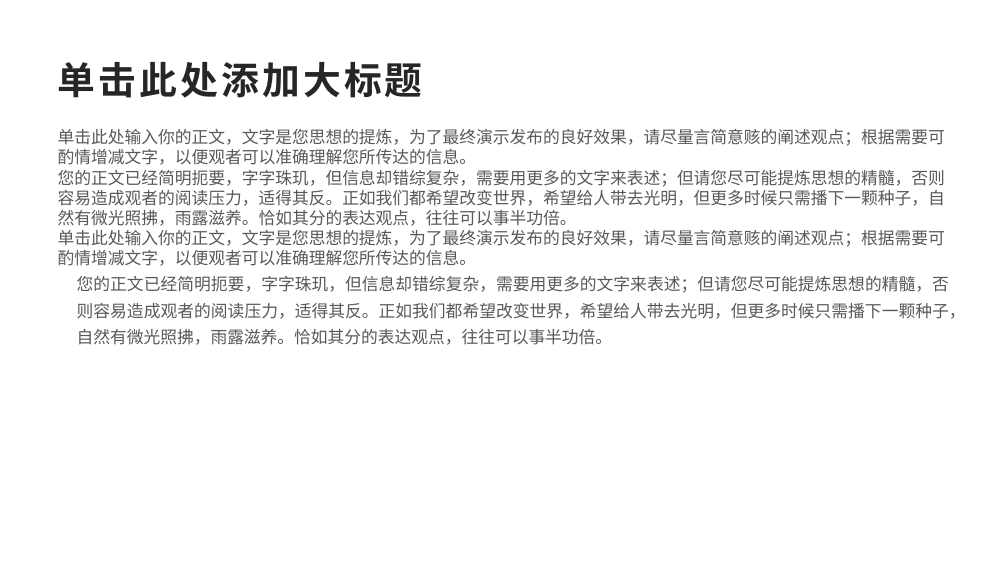
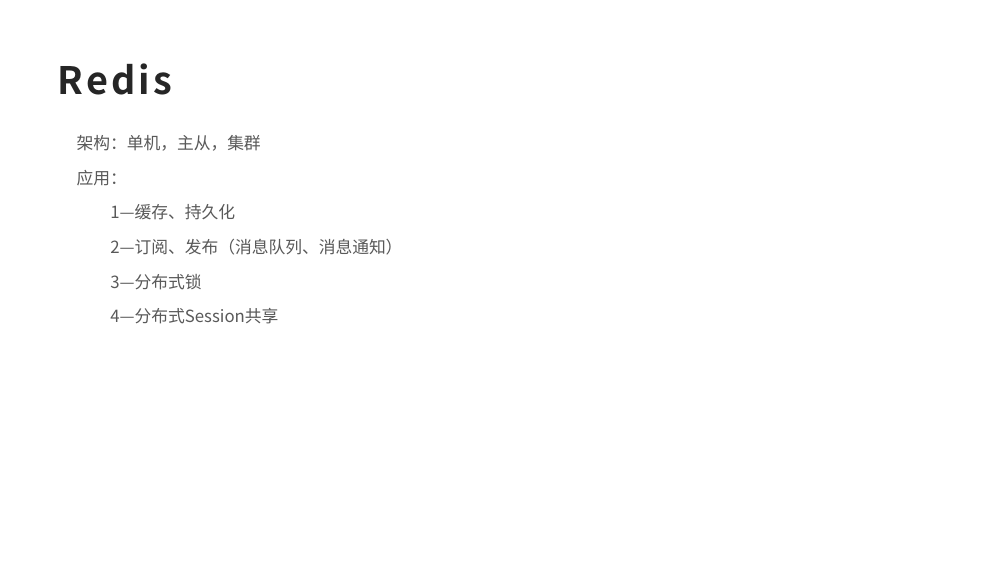
Before and after one commit to dylan7168/springcloud, a slide deck: slide 2 of document/SpringCloud融会贯通/07-Redis源码解析.pptx. Drawn at 1008x567 pixels with LibreOffice and Linux fonts; fonts in the diff are those of the drawing. Boxes give left, top, right and bottom in pixels: in the first picture for what was removed or moved away, otherwise in the second. Text is boxed around its words. In the diff, an @@ line names an element or a change of style, - is before the commit and + after.

Commit message:
redis

```diff
--- a/document/SpringCloud融会贯通/07-Redis源码解析.pptx
+++ b/document/SpringCloud融会贯通/07-Redis源码解析.pptx
@@ text at (58,63,172,95): text changed @@
-单击此处添加大标题
+Redis
@@ text at (77,135,402,324): text changed @@
-单击此处输入你的正文，文字是您思想的提炼，为了最终演示发布的良好效果，请尽量言简意赅的阐述观点；根据需要可酌情增减文字，以便观者可以准确理解您所传达的信息。 您的正文已经简明扼要，字字珠玑，但信息却错综复杂，需要用更多的文字来表述；但请您尽可能提炼思想的精髓，否则容易造成观者的阅读压力，适得其反。正如我们都希望改变世界，希望给人带去光明，但更多时候只需播下一颗种子，自然有微光照拂，雨露滋养。恰如其分的表达观点，往往可以事半功倍。 单击此处输入你的正文，文字是您思想的提炼，为了最终演示发布的良好效果，请尽量言简意赅的阐述观点；根据需要可酌情增减文字，以便观者可以准确理解您所传达的信息。 您的正文已经简明扼要，字字珠玑，但信息却错综复杂，需要用更多的文字来表述；但请您尽可能提炼思想的精髓，否则容易造成观者的阅读压力，适得其反。正如我们都希望改变世界，希望给人带去光明，但更多时候只需播下一颗种子，自然有微光照拂，雨露滋养。恰如其分的表达观点，往往可以事半功倍。
+架构：单机，主从，集群
+应用：
+1—缓存、持久化
+2—订阅、发布（消息队列、消息通知）
+3—分布式锁
+4—分布式Session共享
```
Also in this commit, not shown: 2 other slides changed, 7 slides added, 2 slides removed, 5 other files.
